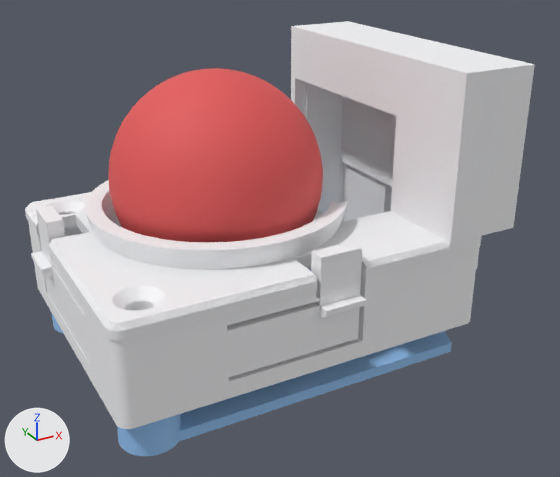
Renders of the glTF model trackball/PMW3610-side-pogo/cartridge/cartridge.glb from each side of a commit.
The view is the same before and after, from a camera (50 mm lens) standing at (-0.0283, -0.0624, 0.0357) and looking at (0.0052, -0.0014, 0.0052). The lights are fixed; the arrows at lower left show +X, +Y and +Z. The first picture is the older version. Vertices at exactly the same position are counted once.

Script lines for the objects in view, before the commit:
```python
me_ball = bpy.data.meshes.new('ball')
me_ball.from_pydata(...)  # 1298 vertices, 2592 faces; spans x -0.01..0.01, y -0.0085..0.0115, z 0.0016..0.0216
me_ball.materials.append(mat_ball)  # red #e55959
me_base = bpy.data.meshes.new('base')
me_base.from_pydata(...)  # 1199 vertices, 2398 faces; spans x -0.0149..0.0271, y -0.0134..0.0134, z -0.0068..-0.0016
me_base.materials.append(mat_base)  # blue #95c4f3
me_frame = bpy.data.meshes.new('frame')
me_frame.from_pydata(...)  # 6037 vertices, 12110 faces; spans x -0.0166..0.0283, y -0.0151..0.0144, z -0.0016..0.0227
me_frame.materials.append(mat_frame)  # white #f7f7f9
ob_ball = bpy.data.objects.new('ball', me_ball)
ob_ball.location = (0.0, 0.0, 0.0)
ob_base = bpy.data.objects.new('base', me_base)
ob_base.location = (0.0, 0.0, 0.0)
ob_frame = bpy.data.objects.new('frame', me_frame)
ob_frame.location = (0.0, 0.0, 0.0)
```
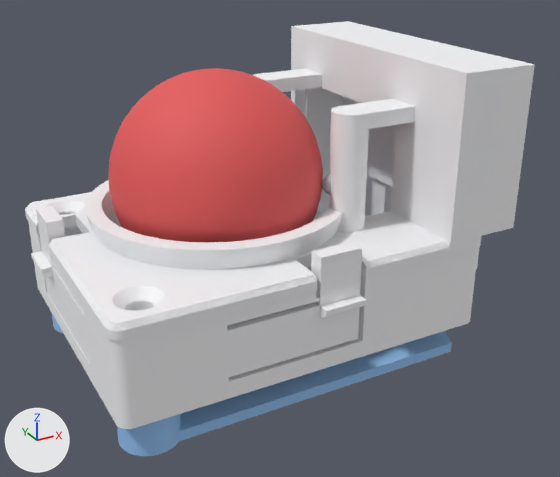
Commit message: PMW3610-side-pogo cartridge: stops each side of the lens against the thumb's push

Where the change shows, as pixel boxes (x1, y1, x2, y2) in the pictures (560 x 477 px):
'ball 5', added
    after: (322, 174, 331, 195)
part 1 of me_frame, built on
    before: (327, 200, 445, 241)
    after: (254, 26, 467, 243)

The edits, one by one:
Material 'ball 5' (mat_ball_5) is new.
Its base color is (0.55, 0.56, 0.6) (light grey #c4c5cb).
Its roughness is 0.7.
me_frame is used by ob_frame; location (0.0, 0.0, 0.0).
me_frame had 6037 vertices, 12110 faces and spanned x -0.0166..0.0283, y -0.0151..0.0144, z -0.0016..0.0227.
me_frame now has 6569 vertices, 13182 faces and spans x -0.0166..0.0283, y -0.0151..0.0144, z -0.0016..0.0227.
me_frame part 1: 3 vertices moved from x 0.0081..0.0087, y -0.0064..-0.0058, z 0.0064 to x 0.0109..0.0112, y -0.0061..-0.0055, z 0.0064; 73 vertices removed from x 0.0079..0.0102, y -0.0075..0.0105, z 0.0055..0.0096; 605 vertices added at x 0.0078..0.0154, y -0.0082..0.0112, z 0.0..0.0186.
Other edits to the shape of me_frame do not show in these pictures.
Mesh me_ball_5 is new.
It has 102 vertices, 200 faces and spans x 0.00743..0.00943, y -0.00657..-0.00457, z 0.0106..0.0126.
It uses material mat_ball_5 (light grey #c4c5cb).
Object 'ball 5' (ob_ball_5) is new; it shows me_ball_5.
Its location is (0.0, 0.0, 0.0).
